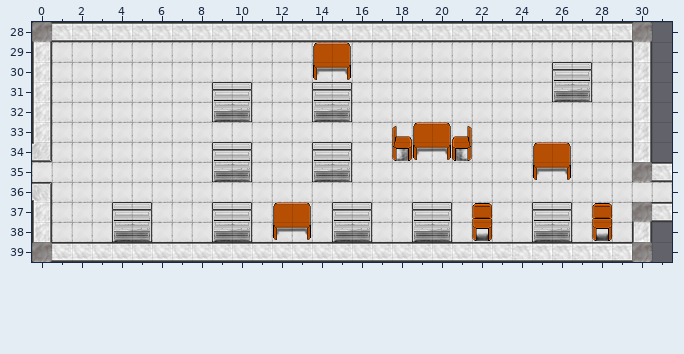
Two versions of a level (Tiled map (JSON), assets/tilemaps/level2.json). The first picture shows the starting point.
Cells are 32x32 px. Shown: x 0..31, y 28..39.
Once edited:
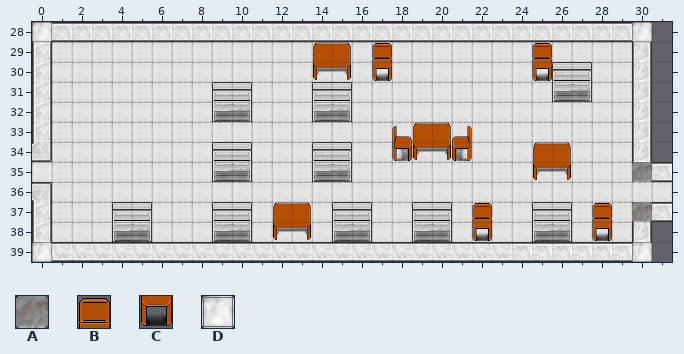
Key: from "newTileset": A 2, B 8, C 28, D 40.
_ is an empty cell.
Diff:
Layer "World":
Tile B now appears in row 29 at x 17 and 25.
Tile C now appears in row 30 at x 17 and 25.
The author changed tile A to tile D in row 28 at x 0 and 30; in row 39 at x 0 and 30.
Boxes around the changes in both pictures, in picture pixels (x1, y1, x2, y2):
changed: (32, 22, 52, 42)
changed: (632, 22, 652, 42)
added: (372, 43, 392, 81)
added: (532, 43, 552, 81)
changed: (32, 242, 52, 262)
changed: (632, 242, 652, 262)
